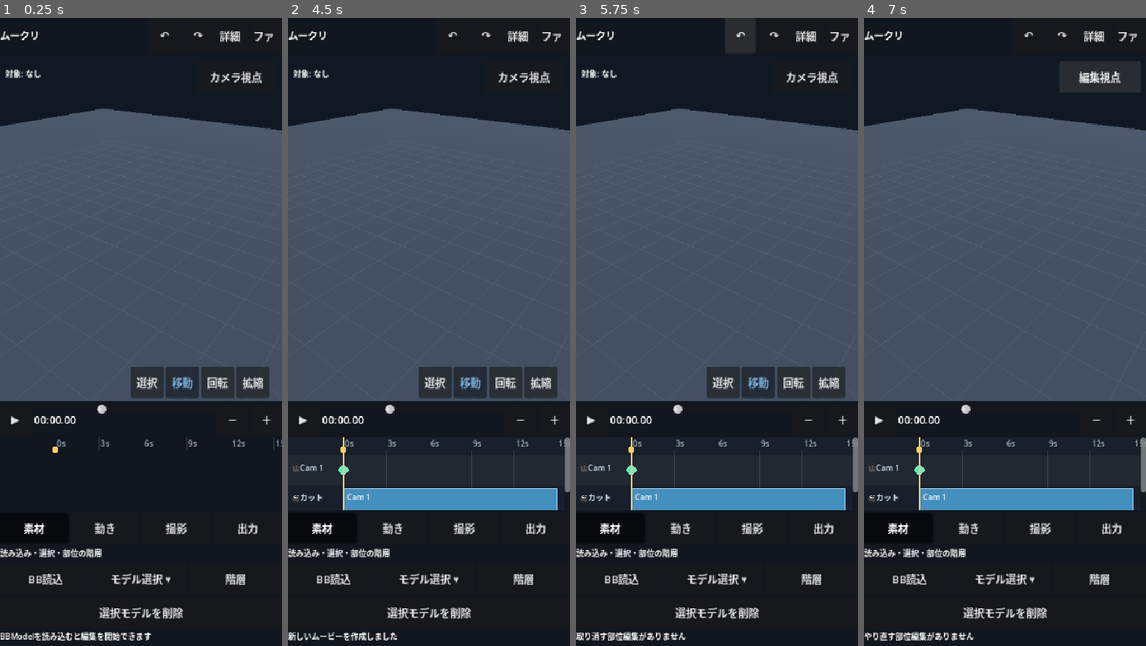
Above: before the commit, frames 1-4 (left to right).
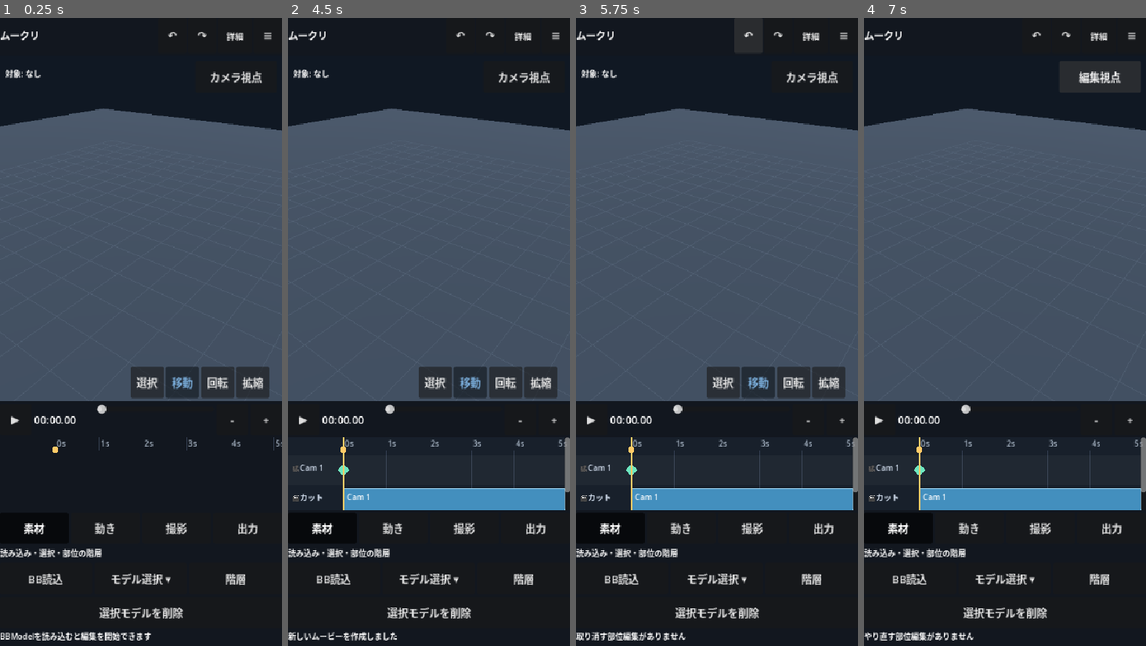
Above: after the commit, the same moments.

Repository: shejklgaia-png/movie_creater
Game: Godot game, scene res://scenes/editor.tscn
Same seed, same stepped clock (60 frames per second), same inputs: the game is played once before the commit and once after it.
Inputs (mouse positions are in pixels of both pictures, inside the frame that each line leads up to):
- Up to frame 1 (0.25 s): no input
- Up to frame 2 (4.5 s): click "詳細へ" (after the commit: "詳細") at 0.5 s; click "基本へ" (after the commit: "基本") at 1.25 s; click "ファイル" (after the commit: "≡") at 2 s; click (519, 419) at 2.75 s, where only the run after the commit has a clickable "-"; click (553, 419) at 3.5 s, where only the run after the commit has a clickable "+"; click "OK" at 4.25 s
- Up to frame 3 (5.75 s): click "↶" at 5 s
- Up to frame 4 (7 s): click "↷" at 5.75 s; click "カメラ視点" at 6.5 s

The runs differ from the first frame. In frame 1, 0.3% of the frame differs, in the area x 35-100%, y 2-69%; in frame 2, 0.4%, in the area x 35-100%, y 2-79%; in frame 3, 0.4%; in frame 4, 0.4%.

Commit message:
Fix portrait header, horizontal timeline pan and Blockbench mesh facing (#28)
* test: cover portrait horizontal timeline pan and polygon facing

* test: cover portrait horizontal timeline pan and polygon facing

* test(ci): require horizontal timeline and mesh facing regressions before implementation

* fix(timeline): enable horizontal time panning on ruler and empty tracks while preserving clip drag and vertical pan

* fix(bbmodel): orient closed polygon faces outward and render open sheets from both sides without alpha transparency

* fix(ui): compact portrait header, legible timeline zoom controls and default 5s window on new/open projects

Diff:
--- a/scripts/bbmodel_importer.gd
+++ b/scripts/bbmodel_importer.gd
@@ -262,6 +262,30 @@
     _materials[key] = material
     return material
 
+# Boundary edges identify open sheets without guessing which authored side is
+# front. A closed shell shares every undirected edge exactly twice.
+func _is_closed_polygon_shell(faces: Dictionary) -> bool:
+    var edge_counts: Dictionary = {}
+    for face_value in faces.values():
+        if not (face_value is Dictionary):
+            continue
+        var ids: Variant = face_value.get("vertices", [])
+        if not (ids is Array) or ids.size() < 3:
+            continue
+        for i in range(ids.size()):
+            var first := str(ids[i])
+            var second := str(ids[(i + 1) % ids.size()])
+            if first == second:
+                return false
+            var key := first + "|" + second if first < second else second + "|" + first
+            edge_counts[key] = int(edge_counts.get(key, 0)) + 1
+    if edge_counts.is_empty():
+        return false
+    for count in edge_counts.values():
+        if int(count) != 2:
+            return false
+    return true
+
 func _create_mesh(data: Dictionary, parent: Node3D, parent_origin: Vector3) -> void:
     var raw_vertices: Variant = data.get("vertices", {})
     var raw_faces: Variant = data.get("faces", {})
@@ -273,6 +297,11 @@
     if vertices.is_empty() or faces.is_empty() or vertices.size() > MAX_MESH_VERTICES:
         warnings.append("空または頂点数が上限を超えるメッシュ: %s" % str(data.get("name", "Mesh")))
         return
+    var shell_closed := _is_closed_polygon_shell(faces)
+    var shell_center := Vector3.ZERO
+    for vertex_value in vertices.values():
+        shell_center += _to_vec(vertex_value) * UNIT
+    shell_center /= float(vertices.size())
     var pivot := _to_vec(data.get("origin", [0, 0, 0]))
     var mesh_root := Node3D.new()
     mesh_root.name = str(data.get("name", "Mesh")).validate_node_name()
@@ -326,6 +355,16 @@
         if normal.length_squared() < 0.00000001:
             continue
         normal = normal.normalized()
+        if shell_closed:
+            # A stray reversed face in a solid must not make its exterior
+            # disappear. Align outward normals before correcting triangle
+            # winding below. Do not infer outward for open artist-made sheets.
+            var face_center := Vector3.ZERO
+            for point in points:
+                face_center += point
+            face_center /= float(points.size())
+            if normal.dot(face_center - shell_center) < -0.00001:
+                normal = -normal
 
         # Triangulate in a dominant-axis plane to preserve concave polygon faces.
         var polygon := PackedVector2Array()
@@ -346,9 +385,9 @@
 
         var face_texture: Variant = face.get("texture", null)
         var key := untextured_key if face_texture == null else str(face_texture)
-        # Blockbench planar meshes can explicitly request a two-sided face.
-        # Closed meshes keep backface culling so their inner shells stay hidden.
-        if bool(face.get("double_sided", data.get("double_sided", false))):
+        # Open sheets are visible from either side; closed shells retain
+        # backface culling and their corrected, outward-facing normals.
+        if not shell_closed or bool(face.get("double_sided", data.get("double_sided", false))):
             key += "#two_sided"
         if not records.has(key):
             records[key] = []
--- a/scripts/editor.gd
+++ b/scripts/editor.gd
@@ -153,20 +153,35 @@
     layout.clip_contents = true
     add_child(layout)
 
+    # Header buttons must fit a 320px Android portrait viewport without
+    # squeezing the title outside the left edge or hiding the file menu.
     var header := HBoxContainer.new()
     header.custom_minimum_size.y = 54
+    header.add_theme_constant_override("separation", 2)
     layout.add_child(header)
     var app_title := Label.new()
+    app_title.name = "AppTitle"
     app_title.text = "ムークリ"
+    app_title.custom_minimum_size.x = 62.0
+    app_title.clip_text = true
     app_title.add_theme_font_size_override("font_size", 15)
     app_title.size_flags_horizontal = Control.SIZE_EXPAND_FILL
     app_title.vertical_alignment = VERTICAL_ALIGNMENT_CENTER
     header.add_child(app_title)
-    _make_button(header, "↶", _undo_part_edit).tooltip_text = "関節編集のみ取り消し"
-    _make_button(header, "↷", _redo_part_edit).tooltip_text = "関節編集のみやり直し"
-    workspace_button = _make_button(header, "詳細へ", _toggle_workspace)
+    var undo_button := _make_button(header, "↶", _undo_part_edit)
+    undo_button.custom_minimum_size = Vector2(44, 48)
+    undo_button.tooltip_text = "関節編集のみ取り消し"
+    var redo_button := _make_button(header, "↷", _redo_part_edit)
+    redo_button.custom_minimum_size = Vector2(44, 48)
+    redo_button.tooltip_text = "関節編集のみやり直し"
+    workspace_button = _make_button(header, "詳細", _toggle_workspace)
+    workspace_button.custom_minimum_size = Vector2(52, 48)
+    workspace_button.add_theme_font_size_override("font_size", 13)
     workspace_button.tooltip_text = "基本編集と関節・キーフレームの詳細編集を切り替え"
-    _make_button(header, "ファイル", _open_file_menu)
+    var file_button := _make_button(header, "≡", _open_file_menu)
+    file_button.name = "FileMenuButton"
+    file_button.custom_minimum_size = Vector2(44, 48)
+    file_button.tooltip_text = "ファイル・保存・読み込み"
 
     preview_panel = Control.new()
     preview_panel.size_flags_vertical = Control.SIZE_EXPAND_FILL
@@ -258,8 +273,8 @@
     time_slider.size_flags_horizontal = Control.SIZE_EXPAND_FILL
     time_slider.value_changed.connect(_seek)
     playback.add_child(time_slider)
-    _make_button(playback, "－", func(): _change_timeline_zoom(-1))
-    _make_button(playback, "＋", func(): _change_timeline_zoom(1))
+    _make_button(playback, "-", func(): _change_timeline_zoom(-1))
+    _make_button(playback, "+", func(): _change_timeline_zoom(1))
 
     timeline_scroll = ScrollContainer.new()
     timeline_scroll.custom_minimum_size = Vector2(0, 112)
@@ -442,7 +457,7 @@
 
 func _refresh_workspace() -> void:
     if workspace_button != null:
-        workspace_button.text = "基本へ" if motion_workspace else "詳細へ"
+        workspace_button.text = "基本" if motion_workspace else "詳細"
     if category_buttons.has("変形"):
         (category_buttons["変形"] as Control).visible = motion_workspace
     if pose_record_button != null:
@@ -559,7 +574,9 @@
     next_id = 1
     next_clip_id = 1
     DURATION = 15.0
-    timeline.zoom = 1.0
+    # New/opened projects use a 5-second readable window; the remainder is
+    # reachable by horizontal timeline swipes and zoom controls.
+    timeline.zoom = maxf(1.0, DURATION / 5.0)
     timeline.view_start = 0.0
     time_slider.max_value = DURATION
     timeline.duration = DURATION
@@ -2908,7 +2925,9 @@
     DURATION = clampf(float(parsed.get("duration", 15.0)), 1.0, 600.0)
     time_slider.max_value = DURATION
     timeline.duration = DURATION
-    timeline.zoom = 1.0
+    # New/opened projects use a 5-second readable window; the remainder is
+    # reachable by horizontal timeline swipes and zoom controls.
+    timeline.zoom = maxf(1.0, DURATION / 5.0)
     timeline.view_start = 0.0
     for node in objects_by_id.values():
         (node as Node3D).queue_free()
--- a/scripts/timeline.gd
+++ b/scripts/timeline.gd
@@ -17,7 +17,7 @@
 
 var duration := 15.0
 var playhead := 0.0
-var zoom := 1.0
+var zoom := 3.0 # For 15s projects, show 5s at once so horizontal panning is useful.
 var view_start := 0.0
 var tracks: Array[Dictionary] = []
 var drag_kind := ""
@@ -37,6 +37,7 @@
 var active_touch_index := -1
 var last_touch_frame := -100
 var vertical_panning := false
+var horizontal_panning := false
 
 func set_tracks(data: Array[Dictionary]) -> void:
     tracks = data
@@ -192,6 +193,7 @@
     drag_last_position = at
     drag_pointer_offset = Vector2.ZERO
     vertical_panning = false
+    horizontal_panning = false
     drag_moved = false
     var row := int(floorf((at.y - HEADER_HEIGHT) / ROW_HEIGHT))
     if row >= 0 and row < tracks.size() and at.x >= LEFT_MARGIN:
@@ -221,7 +223,7 @@
                     drag_original_time = float(times[i])
                     seek_requested.emit(drag_original_time)
                     return
-    seek_requested.emit(_time_at(at.x))
+    # Wait for finger release to distinguish a tap from a timeline pan.
 
 func _move_interaction(at: Vector2, physical_delta: Vector2 = Vector2.ZERO, has_physical_delta: bool = false) -> void:
     # Tests and programmatic callers can still pass absolute local points.
@@ -237,15 +239,19 @@
     # clip/key while the finger is scrolling through many models.
     if not drag_moved:
         vertical_panning = vertical > horizontal * 1.25
+        # Empty track space and ruler drag pan time, leaving clip and key
+        # dragging unchanged. Screen-relative deltas avoid layout jitter.
+        horizontal_panning = not vertical_panning and drag_kind == ""
         drag_moved = true
     if vertical_panning:
         vertical_pan_requested.emit(-motion.y)
         drag_last_y = at.y
         return
+    if horizontal_panning:
+        pan_time(-motion.x * _view_span() / _time_width())
+        return
     drag_last_y = at.y
     if drag_kind == "":
-        if drag_start_x + drag_pointer_offset.x >= LEFT_MARGIN:
-            seek_requested.emit(_time_at(drag_start_x + drag_pointer_offset.x))
         return
     var new_time := clampf(drag_original_time + drag_pointer_offset.x * _view_span() / _time_width(), 0.0, duration)
     if drag_kind == "clip":
@@ -256,14 +262,17 @@
         key_dragged.emit(drag_id, drag_index, new_time, false)
 
 func _finish_interaction(at: Vector2) -> void:
-    if vertical_panning:
+    if vertical_panning or horizontal_panning:
         drag_kind = ""
         drag_id = ""
         drag_index = -1
         drag_uid = ""
         drag_moved = false
         vertical_panning = false
-        return
+        horizontal_panning = false
+        return
+    if drag_kind == "" and not drag_moved:
+        seek_requested.emit(_time_at(at.x))
     if drag_kind == "clip" or drag_kind == "loop":
         if drag_moved:
             var t := clampf(drag_original_time + drag_pointer_offset.x * _view_span() / _time_width(), 0.0, duration)
@@ -281,3 +290,4 @@
     drag_index = -1
     drag_uid = ""
     drag_moved = false
+    horizontal_panning = false
--- /dev/null
+++ b/tests/test_bbmodel_face_orientation.gd
@@ -0,0 +1,73 @@
+extends SceneTree
+## Free meshes: correct reversed polygons in closed shells, preserve backface
+## culling for solids, but show both sides of intentionally open sheet geometry.
+const Importer = preload("res://scripts/bbmodel_importer.gd")
+
+func _initialize() -> void:
+    call_deferred("_run")
+
+func _fail(reason: String) -> void:
+    push_error("BBMODEL FACE ORIENTATION FAILED: " + reason)
+    quit(1)
+
+func _run() -> void:
+    var source := FileAccess.get_file_as_string("res://tests/fixtures/free_mesh_5.bbmodel")
+    var doc: Dictionary = JSON.parse_string(source)
+    var first: Dictionary = doc["elements"][0]
+    var f0: Dictionary = first["faces"]["f0"]
+    var vertices: Array = f0["vertices"]
+    vertices.reverse()
+    f0["vertices"] = vertices
+
+    var importer := Importer.new()
+    var loaded: Dictionary = importer.import_text(JSON.stringify(doc))
+    if not bool(loaded.get("ok", false)):
+        _fail("Closed model with a reversed face was rejected")
+        return
+    var model: Node3D = loaded["root"]
+    root.add_child(model)
+    var part: Node3D = model.find_child("body_mesh", true, false)
+    if part == null:
+        _fail("Closed body mesh missing")
+        return
+    var visual: MeshInstance3D = part.get_node_or_null("BBFaceMesh")
+    if visual == null:
+        _fail("No polygon surface in closed mesh")
+        return
+    var material: Material = visual.mesh.surface_get_material(0)
+    if not (material is BaseMaterial3D) or (material as BaseMaterial3D).cull_mode != BaseMaterial3D.CULL_BACK:
+        _fail("Closed mesh must not switch to transparent/double-sided fallback")
+        return
+    var arrays: Array = visual.mesh.surface_get_arrays(0)
+    var positions: PackedVector3Array = arrays[Mesh.ARRAY_VERTEX]
+    var normals: PackedVector3Array = arrays[Mesh.ARRAY_NORMAL]
+    var center: Vector3 = visual.mesh.get_aabb().get_center()
+    for i in range(0, positions.size(), 3):
+        var face_center: Vector3 = (positions[i] + positions[i + 1] + positions[i + 2]) / 3.0
+        if normals[i].dot(face_center - center) <= 0.01:
+            _fail("A solid's triangle is inward-facing at index %d" % i)
+            return
+
+    # A plane has open boundary edges; its visible front/back should not
+    # disappear solely because the artist views it from behind.
+    first["faces"] = {"f0": f0}
+    loaded = importer.import_text(JSON.stringify(doc))
+    if not bool(loaded.get("ok", false)):
+        _fail("Open polygon mesh could not be loaded")
+        return
+    var plane: Node3D = loaded["root"]
+    root.add_child(plane)
+    var open_part: Node3D = plane.find_child("body_mesh", true, false)
+    if open_part == null:
+        _fail("Open mesh missing")
+        return
+    var open_visual: MeshInstance3D = open_part.get_node_or_null("BBFaceMesh")
+    if open_visual == null:
+        _fail("Open mesh has no surface")
+        return
+    var open_material: Material = open_visual.mesh.surface_get_material(0)
+    if not (open_material is BaseMaterial3D) or (open_material as BaseMaterial3D).cull_mode != BaseMaterial3D.CULL_DISABLED:
+        _fail("Open polygon should be visible from either side")
+        return
+    print("BBMODEL FACE ORIENTATION PASSED: corrected solid normals and winding, preserved opaque backface culling, two-sided open sheets")
+    quit(0)
--- /dev/null
+++ b/tests/test_timeline_horizontal_pan.gd
@@ -0,0 +1,69 @@
+extends SceneTree
+## Android regression: ruler/empty-space horizontal swipes scroll time,
+## while a tap seeks and vertical track scrolling and clip drags stay separate.
+
+func _initialize() -> void:
+    call_deferred("_run")
+
+func _fail(message: String) -> void:
+    push_error("TIMELINE HORIZONTAL PAN FAILED: " + message)
+    quit(1)
+
+func _run() -> void:
+    var editor: Control = load("res://scenes/editor.tscn").instantiate()
+    root.add_child(editor)
+    editor.set_anchors_and_offsets_preset(Control.PRESET_TOP_LEFT)
+    editor.size = Vector2(320, 640)
+    await process_frame
+    await process_frame
+
+    var timeline: Control = editor.get("timeline")
+    if timeline.zoom < 2.9 or timeline._view_span() > 5.1:
+        _fail("15-second project must initially expose a readable, horizontally pannable ~5-second window")
+        return
+    editor.call("_seek", 1.25)
+    var before_time: float = editor.get("current_time")
+    timeline._start_interaction(Vector2(185, 10))
+    if absf(float(editor.get("current_time")) - before_time) > 0.001:
+        _fail("Touch-down on ruler moved playhead before deciding tap vs pan")
+        return
+    timeline._move_interaction(Vector2(155, 10), Vector2(-30, 0), true)
+    var first: float = timeline.view_start
+    # Simulate local coordinates jumping as scroll/layout recomputes: use only
+    # the physical screen-relative delta, not the local position difference.
+    timeline._move_interaction(Vector2(175, 10), Vector2(-24, 0), true)
+    var second: float = timeline.view_start
+    if first <= 0.0 or second <= first:
+        _fail("Dragging ruler left did not advance horizontal view: %s %s" % [first, second])
+        return
+    if absf(float(editor.get("current_time")) - before_time) > 0.001:
+        _fail("Horizontal pan changed playhead")
+        return
+    timeline._finish_interaction(Vector2(175, 10))
+
+    timeline._start_interaction(Vector2(160, 25))
+    timeline._move_interaction(Vector2(195, 25), Vector2(35, 0), true)
+    if timeline.view_start >= second:
+        _fail("Dragging empty header right did not move timeline backward")
+        return
+    timeline._finish_interaction(Vector2(195, 25))
+    timeline.pan_time(-100.0)
+    if absf(float(timeline.view_start)) > 0.001:
+        _fail("Horizontal time pan did not clamp to zero")
+        return
+
+    var header_title: Label = editor.find_child("AppTitle", true, false)
+    var menu_button: Button = editor.find_child("FileMenuButton", true, false)
+    if header_title == null or menu_button == null:
+        _fail("Compact, accessible mobile app title and file menu are absent")
+        return
+    for element in [header_title, menu_button]:
+        var rect: Rect2 = (element as Control).get_global_rect()
+        if rect.position.x < -1.0 or rect.end.x > 321.0:
+            _fail("Header clipped on 320px phone: " + str(rect))
+            return
+    if menu_button.size.x < 44.0 or menu_button.size.y < 44.0:
+        _fail("Mobile file menu touch target is too small")
+        return
+    print("TIMELINE HORIZONTAL PAN PASSED: 5s default view, bidirectional ruler swipe, stable physical deltas, isolated playhead, compact header")
+    quit(0)
